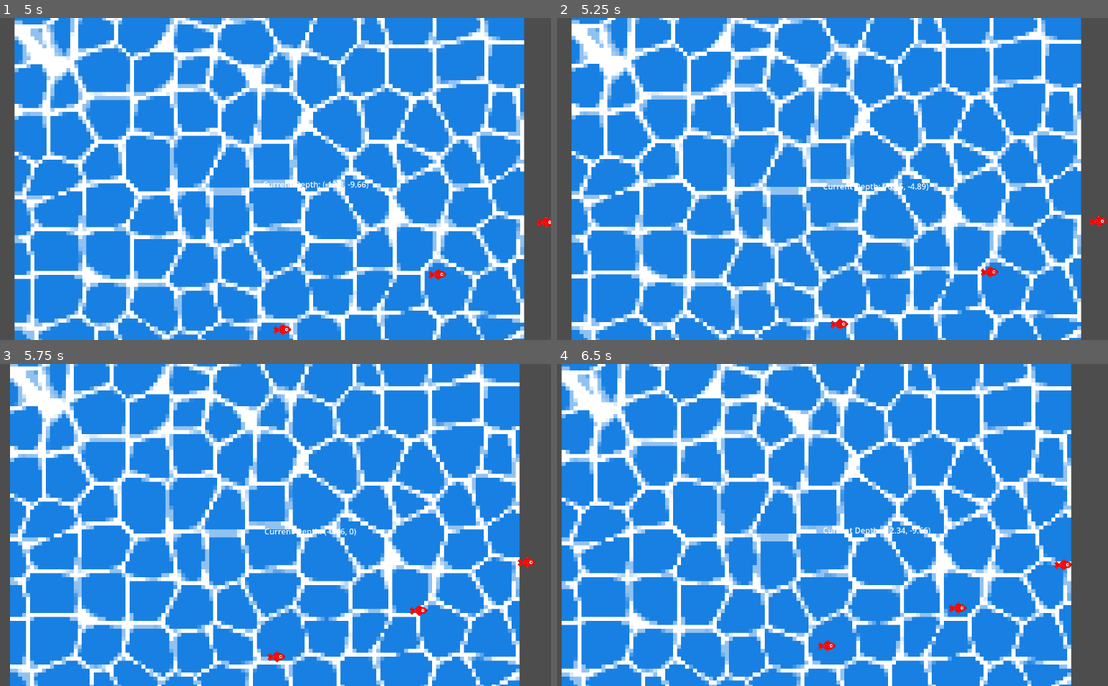
Above: before the commit, frames 1-4 (two rows, left to right).
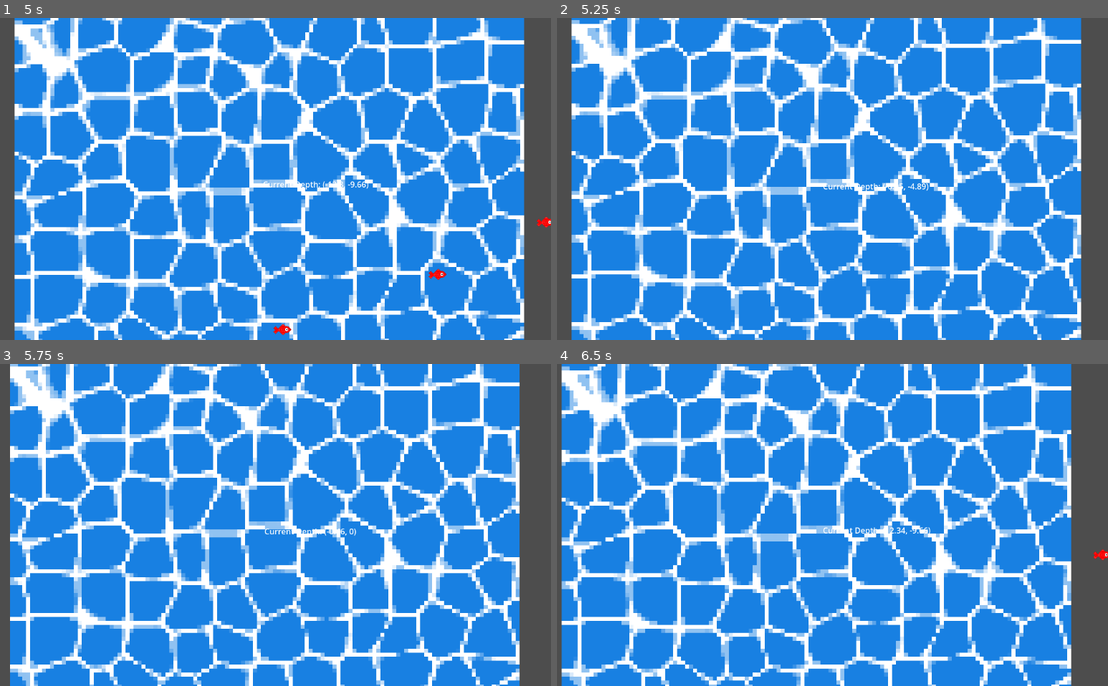
Above: after the commit, the same moments.

Repository: manspider-thatdev/fishing-game
Game: Godot game, scene res://scenes/main.tscn
Same seed, same stepped clock (60 frames per second), same inputs: the game is played once before the commit and once after it.
Inputs:
- Up to frame 1 (5 s): hold D (right) 0.53-1.28 s; hold Space (space) 0.53-1.28 s; hold S (down) 1.28-2.03 s; tap Space (space) at 1.35, 2.85, 4.35 s; hold D (right) 2.03-2.78 s; hold Space (space) 2.03-2.78 s; hold W (up) 2.78-3.53 s; hold Space (space) 3.53-4.28 s; hold A (left) from 3.53 s (still down)
- Up to frame 2 (5.25 s): release A (left) at 5.03 s; hold S (down) from 5.03 s (still down); hold Space (space) from 5.03 s (still down)
- Up to frame 3 (5.75 s): keep holding S (down); keep holding Space (space)
- Up to frame 4 (6.5 s): release S (down) at 5.78 s; release Space (space) at 5.78 s; hold D (right) from 5.78 s (still down); tap Space (space) at 5.85 s

Frame 1 is identical in both runs. In frame 2, 0.2% of the frame differs, in the area x 49-100%, y 61-97%; in frame 3, 0.2%; in frame 4, 0.3%, in the area x 47-100%, y 57-90%.

Commit message:
Fish despawning debugging

Diff:
--- a/scripts/fish.gd
+++ b/scripts/fish.gd
@@ -68,8 +68,7 @@
 
 func start_timers() -> void:
 	move_timer.start(time_until_move)
-	if !is_immortal:
-		life_timer.start(lifespan)
+	life_timer.start(lifespan)
 
 func _physics_process(delta: float) -> void:
 	match fish_state:
@@ -84,9 +83,11 @@
 
 
 func _on_lifespan_timeout() -> void:
+	print("Attempting fish despawn")
 	if is_immortal:
 		life_timer.start(lifespan)
 	elif fish_state != FishStates.SEEK && fish_state != FishStates.HOOK:
+		print("Fish despawning")
 		queue_free()
 
 
--- a/scripts/fish_parent.gd
+++ b/scripts/fish_parent.gd
@@ -36,4 +36,5 @@
 	new_fish.move_speed = 40
 	new_fish.position = Vector2(random.randf_range(0, screen_size.x), random.randf_range(0, screen_size.y))
 	new_fish.sprite.set_texture(generic_red_fish)
+	new_fish.is_immortal = false
 	new_fish.start_timers()
